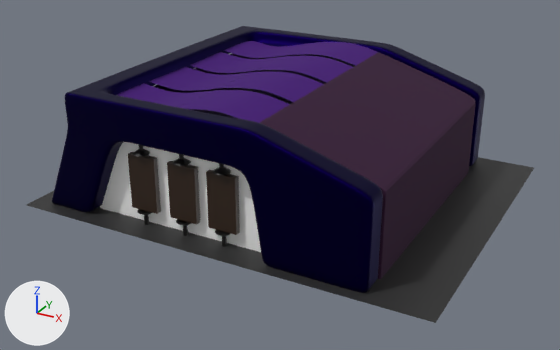
Renders of the FBX model Assets/Escenario/Kiosco Futurista.fbx from each side of a commit.
Rendered twice from a 50 mm lens placed at (29.6, -56.3, 28.9), pointed at (-0.3, -1.9, 1.7). The axes (+X, +Y, +Z) are drawn at lower left. The lights are the same throughout. Where no turn or scale is listed for an object, it has been applied to the vertices.

The older version as bpy lines, for what is in view:
```python
ob_cube = bpy.data.objects.new('Cube', me_mesh)
ob_cube.location = (8.81, 0.0, 1.82)
ob_cube.scale = (4.16, 11.4, 2.05)
ob_cube_002 = bpy.data.objects.new('Cube.002', me_mesh_001)
ob_cube_002.location = (12.29, -12.19, 5.22)
ob_cube_002.scale = (0.4, 0.4, 5.27)
ob_cube_004 = bpy.data.objects.new('Cube.004', me_cube_003)
ob_cube_004.location = (-6.84, -12.34, 3.63)
ob_cube_004.scale = (1.25, 0.236, 2.32)
ob_cube_011 = bpy.data.objects.new('Cube.011', me_mesh_009)
ob_cube_011.location = (-6.86, -12.4, 3.69)
ob_cube_011.scale = (0.2, 0.2, 0.411)
ob_plane = bpy.data.objects.new('Plane', me_plane)
ob_plane.location = (0.0, 0.0, 0.0)
ob_plane_001 = bpy.data.objects.new('Plane.001', me_mesh_002)
ob_plane_001.location = (-4.52, 8.84, 9.88)
ob_plane_003 = bpy.data.objects.new('Plane.003', me_mesh_003)
ob_plane_003.location = (-4.52, 2.95, 9.88)
ob_plane_004 = bpy.data.objects.new('Plane.004', me_mesh_004)
ob_plane_004.location = (-4.52, -2.98, 9.88)
ob_plane_005 = bpy.data.objects.new('Plane.005', me_mesh_005)
ob_plane_005.location = (-4.52, -8.98, 9.88)
# also in view: 'Cube.003' at (-3.0, -12.3, 3.6); 'Cube.001' at (0.5, -12.3, 3.6); 'Cube.015' at (-3.4, -11.7, 3.6)
```
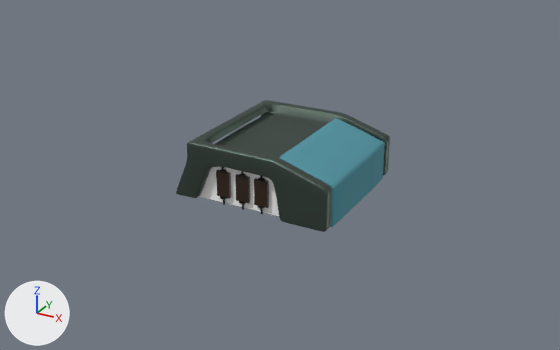
Where the change shows, as pixel boxes (x1, y1, x2, y2) in the pictures (560 x 350 px):
'Cube.002', recoloured, moved, rescaled (50% narrower, 50% shorter): before (52, 26, 485, 292); after (176, 100, 390, 232)
'Cube', recoloured, moved, rescaled (51% narrower, 52% shorter): before (260, 53, 476, 279); after (280, 118, 385, 227)
'Plane', deleted: before (27, 157, 534, 323)
'Cube.015', moved, rescaled (51% narrower, 55% shorter): before (100, 142, 261, 252); after (200, 167, 279, 216)
'Plane.005', deleted (purple): before (117, 83, 290, 123)
'Plane.004', deleted (purple): before (149, 67, 324, 102)
'Plane.003', deleted (purple): before (191, 52, 353, 82)
'Cube.001', moved, rescaled (54% narrower, 53% shorter): before (206, 170, 240, 235); after (254, 178, 269, 208)
'Cube.003', moved, rescaled (53% narrower, 53% shorter): before (167, 161, 200, 224); after (235, 174, 250, 203)
'Cube.004', moved, rescaled (53% narrower, 52% shorter): before (128, 152, 161, 214); after (216, 170, 231, 199)
'Plane.001', deleted (purple): before (223, 41, 379, 66)
'Cube.009', moved, rescaled: before (213, 163, 231, 247); after (257, 176, 265, 214)
'Cube.011', moved, rescaled (57% narrower, 52% shorter): before (133, 145, 153, 225); after (219, 167, 227, 205)
'Cube.010', moved, rescaled (not visible afterwards): before (173, 154, 191, 236)

What changed in the scene script:
```text
Change mat_material_012:
    mat_material_012.base_color: (0.0314, 0.00386, 0.0324) -> (0.0844, 0.301, 0.366)  # dark purple #320d32 -> cyan #5295a3
Change mat_material_009:
    mat_material_009.base_color: (0.00271, 0.0, 0.0452) -> (0.103, 0.138, 0.118)  # dark blue #09003c -> dark grey #5a6860
Remove ob_plane_001:
    ob_plane_001 = bpy.data.objects.new('Plane.001', me_mesh_002)
    ob_plane_001.location = (-4.52, 8.84, 9.88)
Change ob_cube:
    ob_cube.location: (8.81, 0.0, 1.82) -> (4.4, 0.0, 0.91)
    ob_cube.scale: (4.16, 11.4, 2.05) -> (2.08, 5.69, 1.02)
Change ob_cube_010:
    ob_cube_010.location: (-3.05, -12.4, 3.69) -> (0.28, 6.37, 1.83)
    ob_cube_010.scale: (0.2, 0.2, 0.411) -> (0.0999, 0.0999, 0.206)
Remove ob_plane_005:
    ob_plane_005 = bpy.data.objects.new('Plane.005', me_mesh_005)
    ob_plane_005.location = (-4.52, -8.98, 9.88)
Change ob_cube_002:
    ob_cube_002.location: (12.29, -12.19, 5.22) -> (6.14, -6.09, 2.61)
    ob_cube_002.scale: (0.4, 0.4, 5.27) -> (0.2, 0.2, 2.63)
Change ob_cube_009:
    ob_cube_009.location: (0.56, -12.4, 3.69) -> (0.28, -6.19, 1.83)
    ob_cube_009.scale: (0.2, 0.2, 0.411) -> (0.0999, 0.0999, 0.206)
Change ob_cube_001:
    ob_cube_001.location: (0.54, -12.34, 3.63) -> (0.27, -6.17, 1.82)
    ob_cube_001.scale: (1.25, 0.236, 2.32) -> (0.627, 0.118, 1.16)
Remove ob_plane_004:
    ob_plane_004 = bpy.data.objects.new('Plane.004', me_mesh_004)
    ob_plane_004.location = (-4.52, -2.98, 9.88)
Change ob_cube_004:
    ob_cube_004.location: (-6.84, -12.34, 3.63) -> (-3.42, -6.17, 1.82)
    ob_cube_004.scale: (1.25, 0.236, 2.32) -> (0.627, 0.118, 1.16)
Change ob_cube_015:
    ob_cube_015.location: (-3.44, -11.75, 3.65) -> (-1.72, -5.87, 1.82)
    ob_cube_015.scale: (8.67, 0.219, 3.69) -> (4.34, 0.11, 1.85)
Remove ob_plane_003:
    ob_plane_003 = bpy.data.objects.new('Plane.003', me_mesh_003)
    ob_plane_003.location = (-4.52, 2.95, 9.88)
Change ob_cube_003:
    ob_cube_003.location: (-3.04, -12.34, 3.63) -> (-1.52, -6.17, 1.82)
    ob_cube_003.scale: (1.25, 0.236, 2.32) -> (0.627, 0.118, 1.16)
Remove ob_plane:
    ob_plane = bpy.data.objects.new('Plane', me_plane)
    ob_plane.location = (0.0, 0.0, 0.0)
Change ob_cube_011:
    ob_cube_011.location: (-6.86, -12.4, 3.69) -> (-3.43, -6.19, 1.83)
    ob_cube_011.scale: (0.2, 0.2, 0.411) -> (0.0999, 0.0999, 0.206)
```
